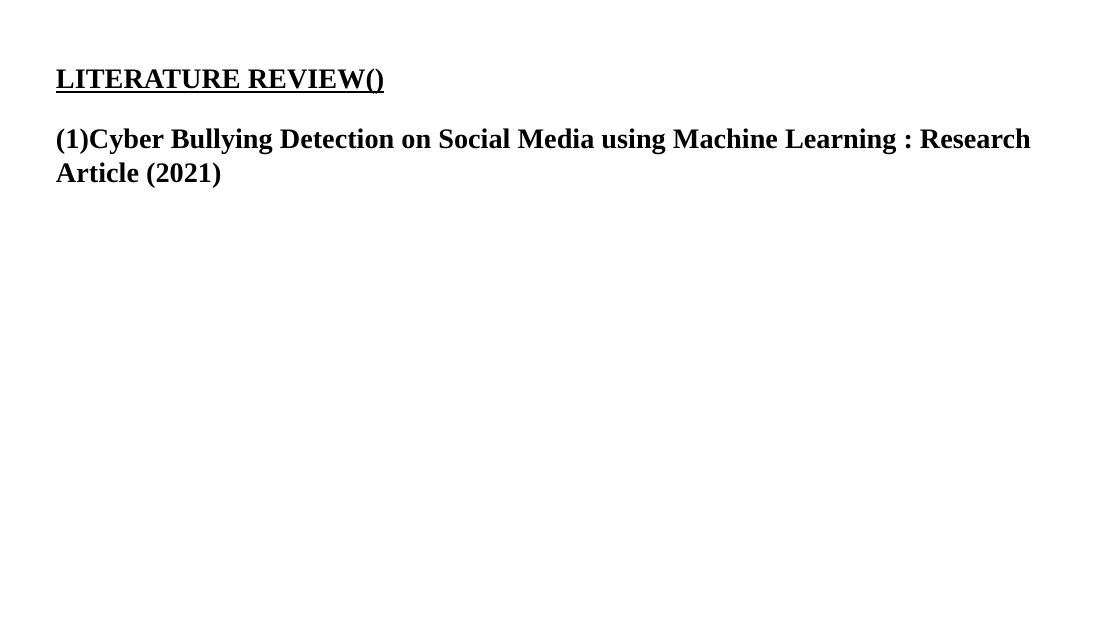
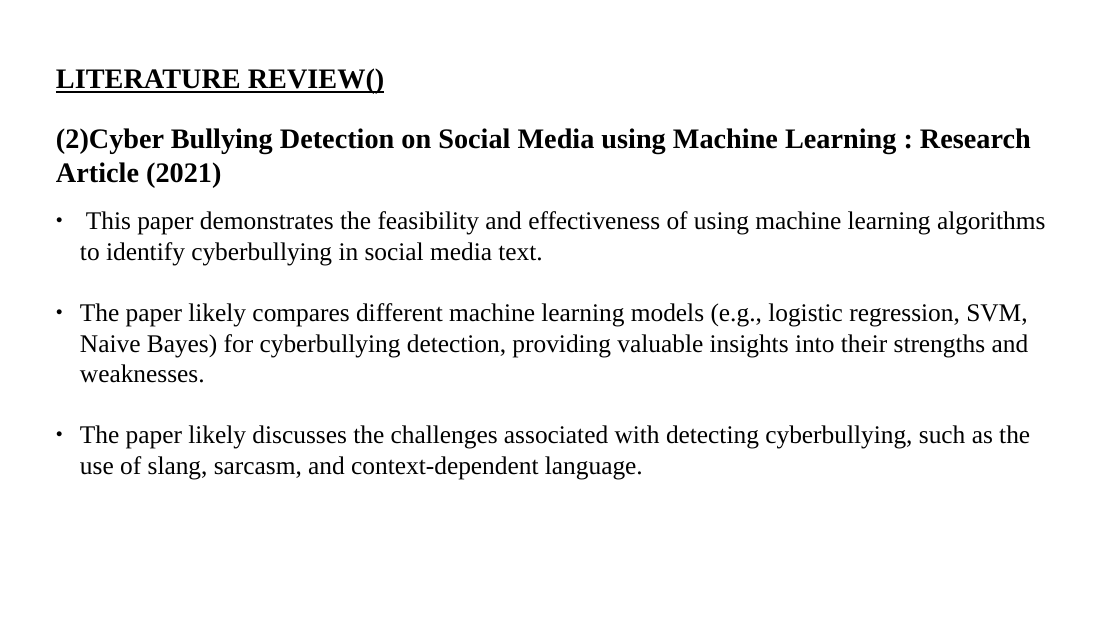
Before and after one commit to ihsanul1234/mini_project_ppt, a slide deck: slide 7 of 14.pptx. Drawn at 1120x630 pixels with LibreOffice and Linux fonts; fonts in the diff are those of the drawing. Boxes give left, top, right and bottom in pixels: in the first picture for what was removed or moved away, otherwise in the second. Text is boxed around its words. In the diff, an @@ line names an element or a change of style, - is before the commit and + after.

Commit message:
added 3 literature review topics

```diff
--- a/14.pptx
+++ b/14.pptx
@@ subtitle at box(56, 128, 1046, 480): text changed; size 20 to 18 pt; bold off @@
-(1)Cyber Bullying Detection on Social Media using Machine Learning : Research Article (2021)
+(2)Cyber Bullying Detection on Social Media using Machine Learning : Research Article (2021)
+● This paper demonstrates the feasibility and effectiveness of using machine learning algorithms to identify cyberbullying in social media text.
+● The paper likely compares different machine learning models (e.g., logistic regression, SVM, Naive Bayes) for cyberbullying detection, providing valuable insights into their strengths and weaknesses.
+● The paper likely discusses the challenges associated with detecting cyberbullying, such as the use of slang, sarcasm, and context-dependent language.
```
Also in this commit, not shown: 8 other slides changed, 3 slides added, 1 slide removed.
